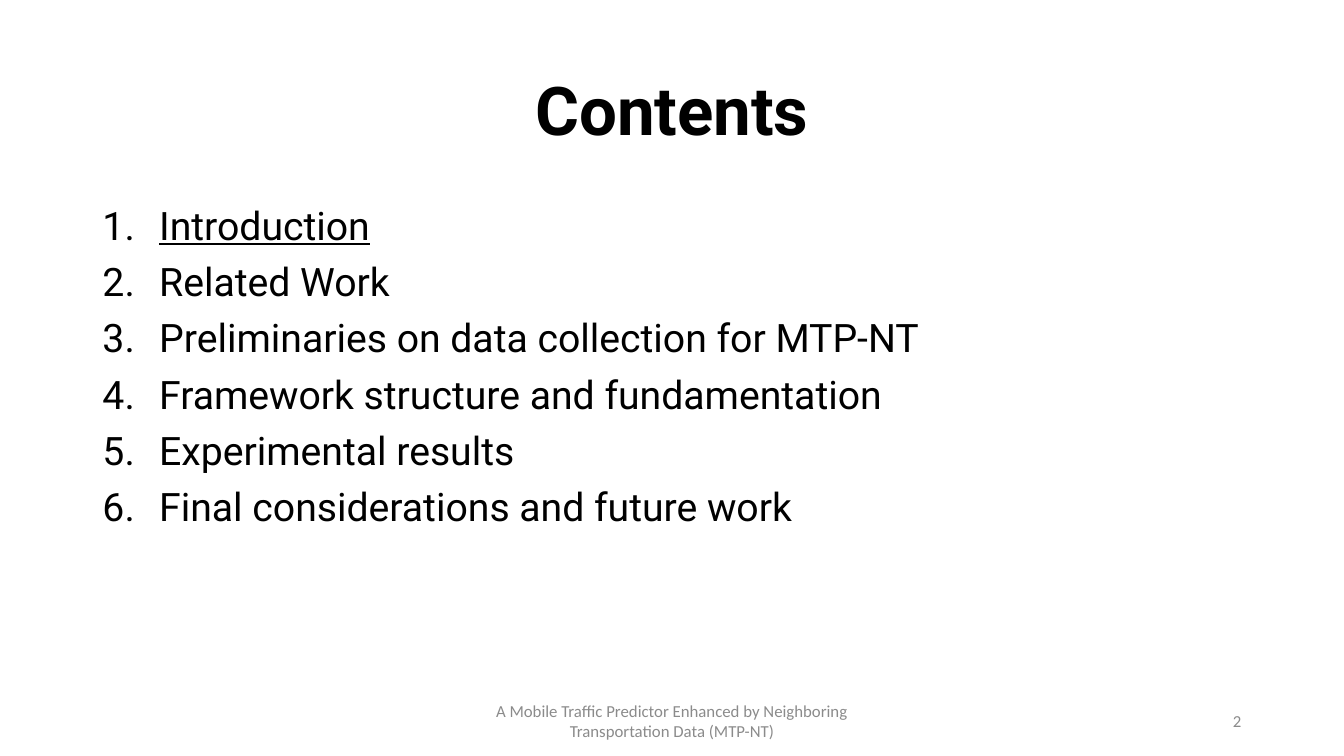
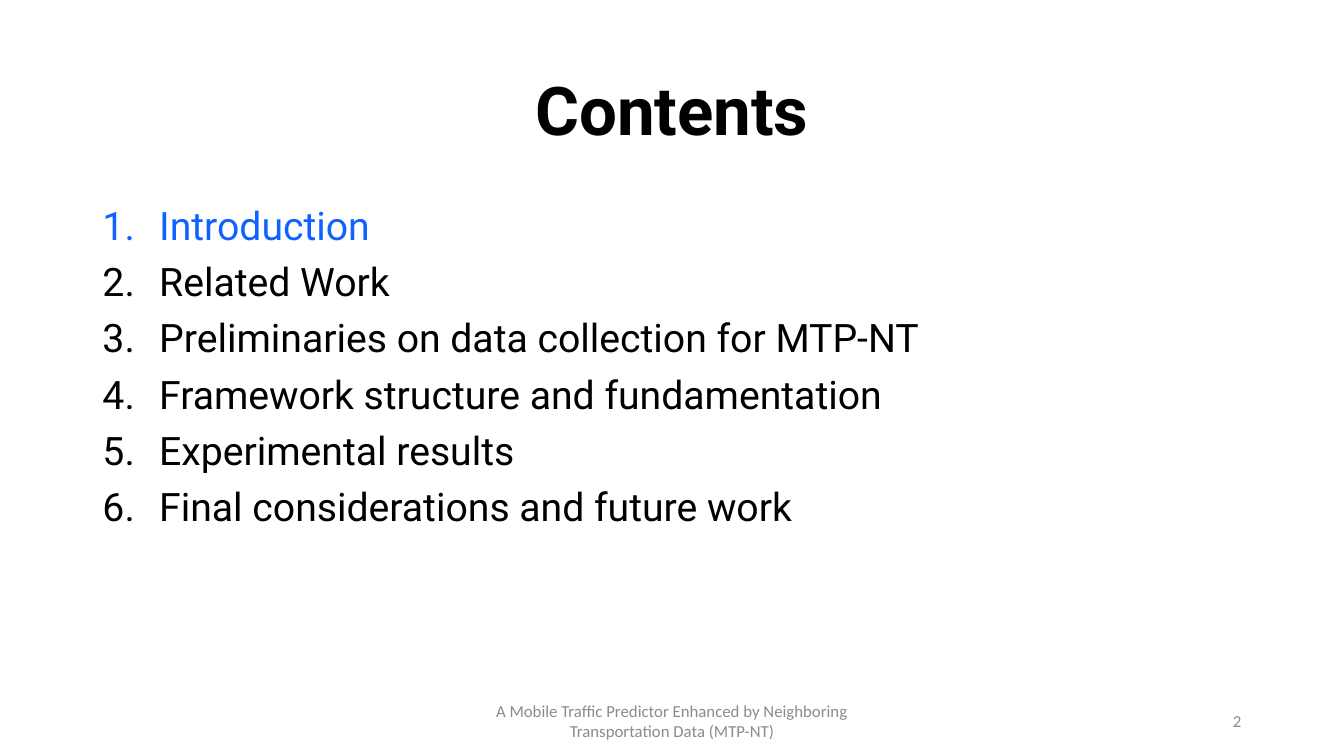
Before and after one commit to PatrickLdA/milan-telecom-analysis, a slide deck: slide 2 of defesa.pptx. Drawn at 1344x756 pixels with LibreOffice and Linux fonts; fonts in the diff are those of the drawing. Boxes give left, top, right and bottom in pixels: in the first picture for what was removed or moved away, otherwise in the second. Text is boxed around its words. In the diff, an @@ line names an element or a change of style, - is before the commit and + after.

```diff
--- a/defesa.pptx
+++ b/defesa.pptx
@@ text at (x1=159, y1=210, x2=370, y2=241): text colour #000000 to #0F62FF, underline off in "Introduction" @@
```
Also in this commit, not shown: 4 other slides changed, 3 slides added.
